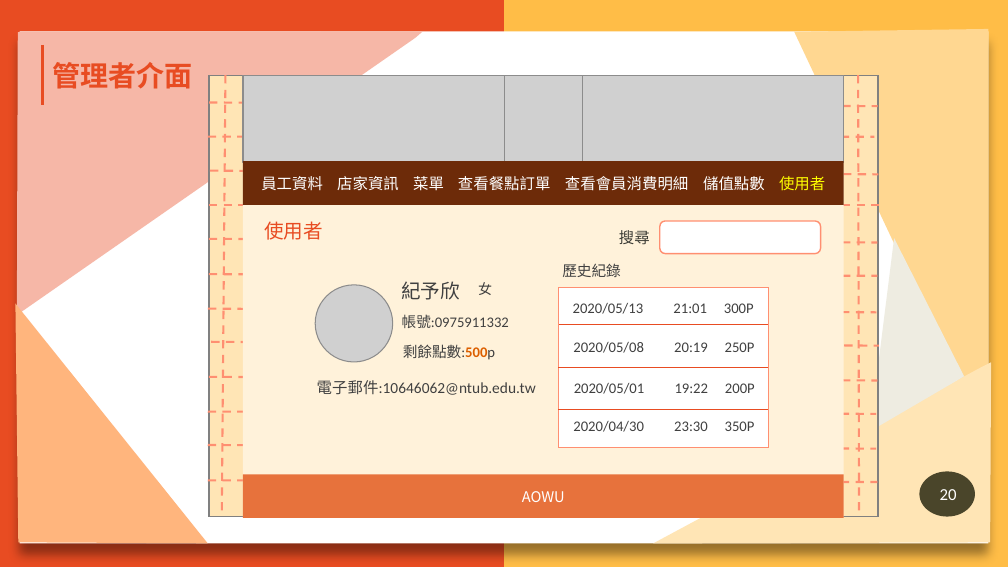
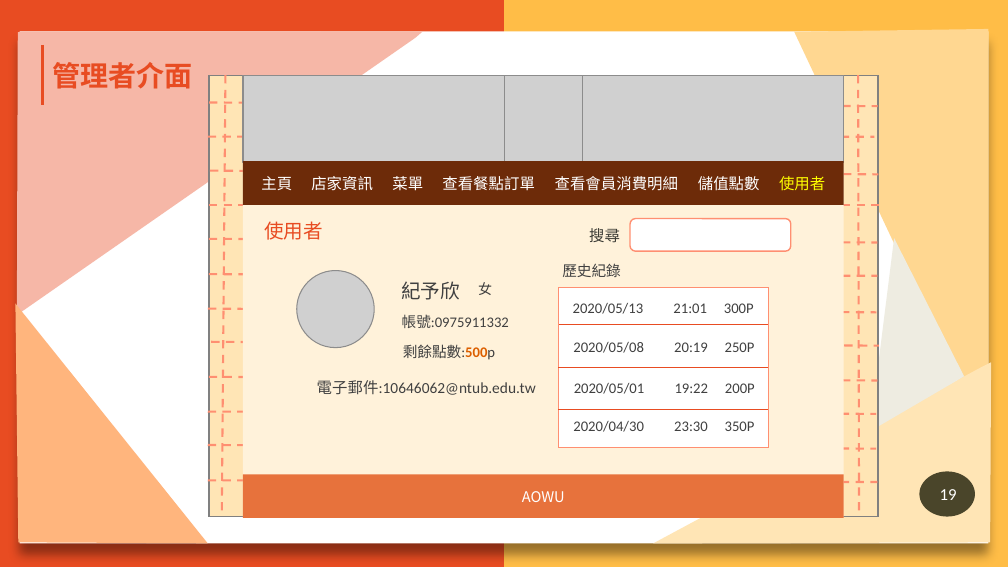
Before and after one commit to N1066442/board-game, a slide deck: slide 19 of 第109408組-AOWU桌遊GO-ppt.pptx (slide 20 before the commit). Drawn at 1008x567 pixels with LibreOffice and Linux fonts; fonts in the diff are those of the drawing; grey boxes stand for pictures; background and template pictures are left out. Boxes give left, top, right and bottom in pixels: in the first picture for what was removed or moved away, otherwise in the second. Text is boxed around its words. In the diff, an @@ line names an element or a change of style, - is before the commit and + after.

Commit message:
UPDATE ppt

```diff
--- a/第109408組-AOWU桌遊GO-ppt.pptx
+++ b/第109408組-AOWU桌遊GO-ppt.pptx
@@ text removed at (261,176,323,191) @@
-員工資料
@@ text added at (261,176,292,190), 11 pt, text #FFFFFF @@
+主頁
@@ text "店家資訊": place and size @@
-text "店家資訊" at (337,176,399,191)
+text "店家資訊" at (311,176,373,191)
@@ text "菜單": place and size @@
-text "菜單" at (413,176,444,191)
+text "菜單" at (392,176,423,191)
@@ text "查看餐點訂單": place and size @@
-text "查看餐點訂單" at (458,176,551,191)
+text "查看餐點訂單" at (442,176,535,191)
@@ text "查看會員消費明細": place and size @@
-text "查看會員消費明細" at (565,176,688,191)
+text "查看會員消費明細" at (555,176,678,191)
@@ text "儲值點數": place and size @@
-text "儲值點數" at (703,176,765,191)
+text "儲值點數" at (698,176,760,190)
@@ text "搜尋": place and size @@
-text "搜尋" at (619,230,650,244)
+text "搜尋" at (589,228,620,242)
@@ rounded rectangle "登入": place and size @@
-rounded rectangle "登入" at (660,221,821,253)
+rounded rectangle "登入" at (630,219,790,251)
@@ picture: place and size @@
-picture at (316,285,393,362)
+picture at (296,270,374,347)
@@ page number at (940,489,957,500): text changed @@
-20
+19
```
Also in this commit, not shown: 6 other slides changed, 1 slide removed.
